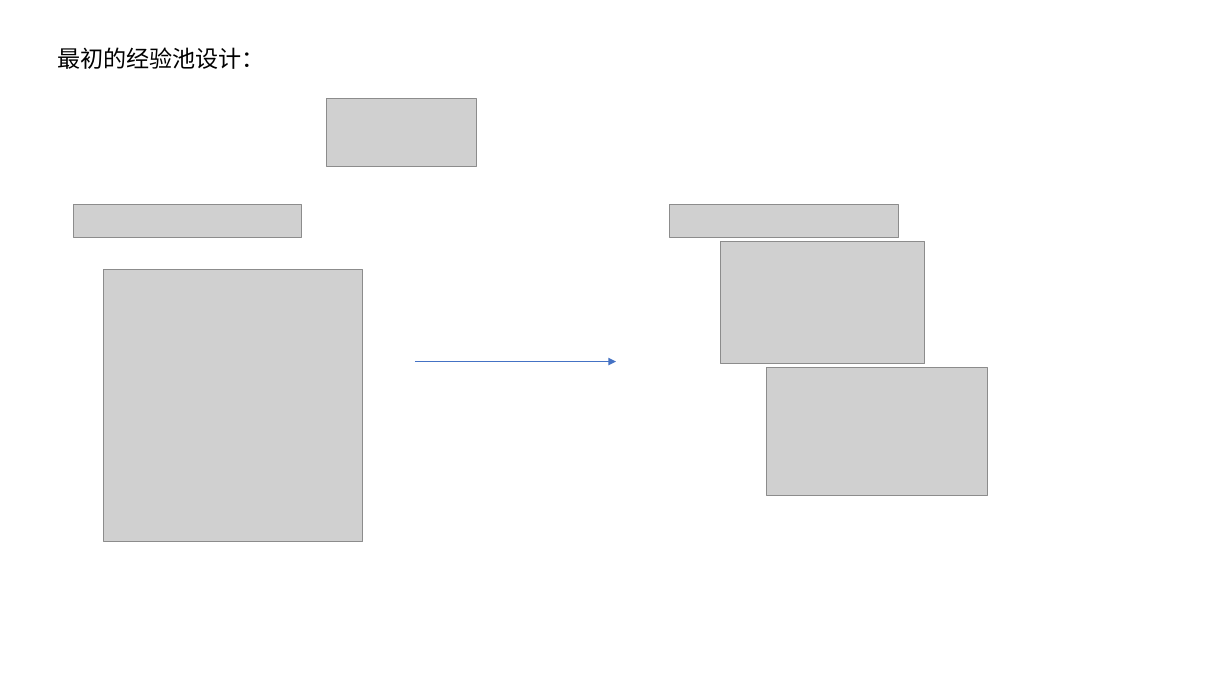
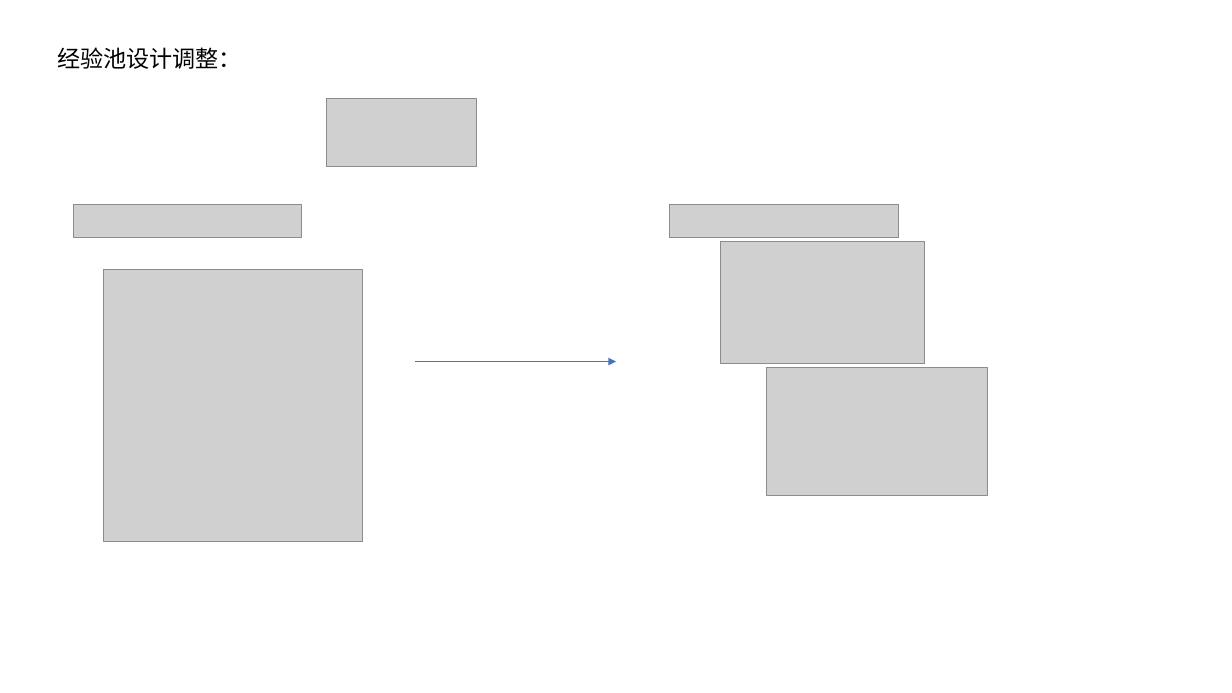
Before and after one commit to JinPeng-Zhang/RMAB, a slide deck: slide 19 of PPT/算法整理.pptx. Drawn at 1232x693 pixels with LibreOffice and Linux fonts; fonts in the diff are those of the drawing; grey boxes stand for pictures. Boxes give left, top, right and bottom in pixels: in the first picture for what was removed or moved away, otherwise in the second. Text is boxed around its words. In the diff, an @@ line names an element or a change of style, - is before the commit and + after.

```diff
--- a/PPT/算法整理.pptx
+++ b/PPT/算法整理.pptx
@@ text at bbox=[57, 47, 242, 69]: text changed @@
-最初的经验池设计：
+经验池设计调整：
```
Also in this commit, not shown: 1 slide added, 18 other files.
